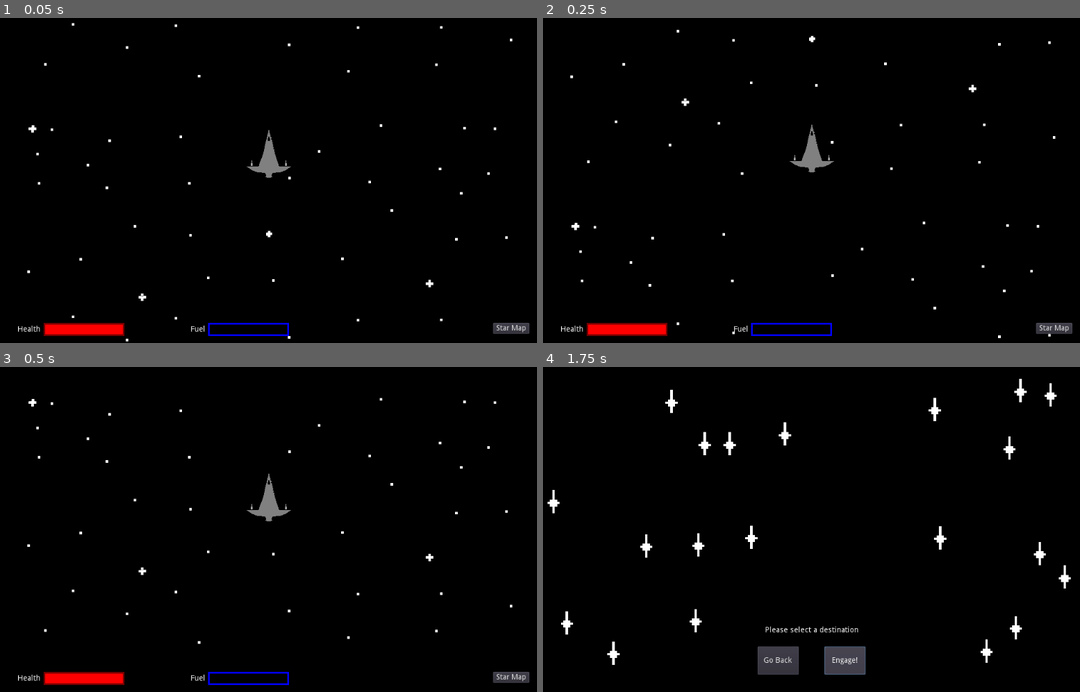
Above: before the commit, frames 1-4 (two rows, left to right).
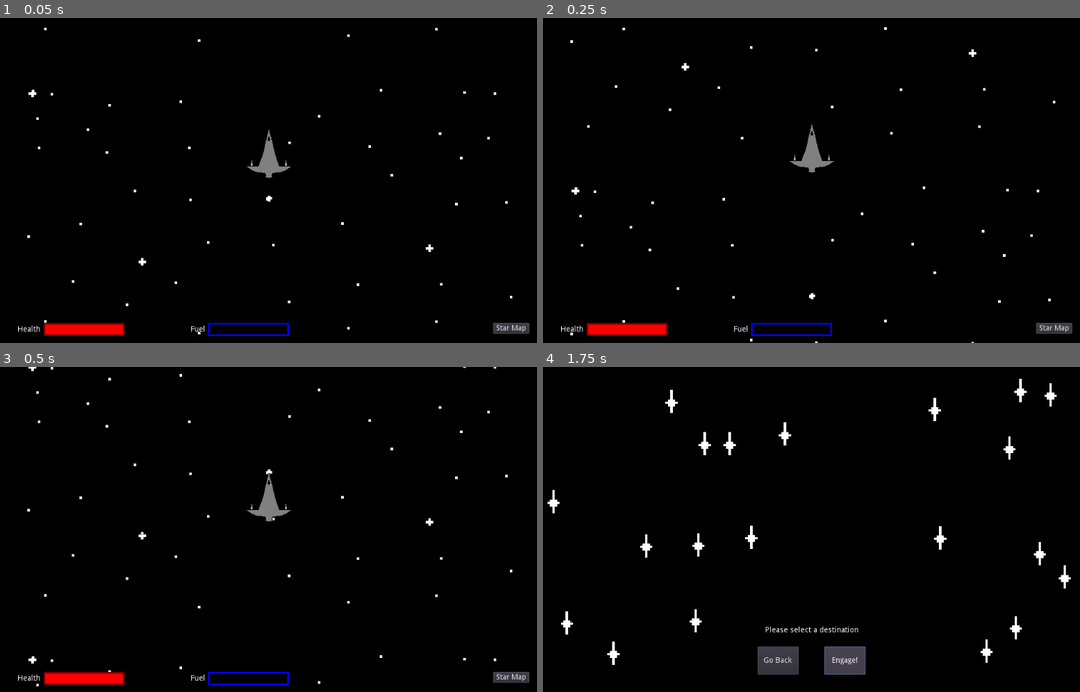
Above: after the commit, the same moments.

Repository: jlpatter/GodotSpaceShooter
Game: Godot game, scene res://src/Levels/Level1.tscn
Same seed, same stepped clock (60 frames per second), same inputs: the game is played once before the commit and once after it. The project has no main scene, so this scene is started directly.
Inputs:
- Up to frame 1 (0.05 s): no input
- Up to frame 2 (0.25 s): no input
- Up to frame 3 (0.5 s): no input
- Up to frame 4 (1.75 s): click "Star Map" at 0.5 s; click "Engage!" at 1.25 s

The runs differ from the first frame. In frame 1, 0.7% of the frame differs, in the area x 5-96%, y 1-100%; in frame 2, 0.6%; in frame 3, 0.6%; in frame 4, nothing differs.

Commit message:
Added warp out visual effects

Diff:
--- a/src/Actors/Player.gd
+++ b/src/Actors/Player.gd
@@ -72,6 +72,9 @@
 
 func warp_out():
 	is_warping_out = true
+	$PlayerShip.hide()
+	$WarpOut.show()
+	$WarpOut.play()
 	$JetSound.stop()
 	$Fire.hide()
 
--- a/src/Actors/Player.tscn
+++ b/src/Actors/Player.tscn
@@ -1,10 +1,24 @@
-[gd_scene load_steps=6 format=2]
+[gd_scene load_steps=13 format=2]
 
 [ext_resource path="res://Assets/PlayerShip.png" type="Texture" id=1]
 [ext_resource path="res://src/Actors/Player.gd" type="Script" id=2]
 [ext_resource path="res://Assets/Fire.png" type="Texture" id=3]
 [ext_resource path="res://Assets/rocket.wav" type="AudioStream" id=4]
 [ext_resource path="res://src/Misc/GenericExplosion.tscn" type="PackedScene" id=5]
+[ext_resource path="res://Assets/WarpOut/warpoutframe0005.png" type="Texture" id=6]
+[ext_resource path="res://Assets/WarpOut/warpoutframe0020.png" type="Texture" id=7]
+[ext_resource path="res://Assets/WarpOut/warpoutframe0010.png" type="Texture" id=8]
+[ext_resource path="res://Assets/WarpOut/warpoutframe0015.png" type="Texture" id=9]
+[ext_resource path="res://Assets/WarpOut/warpoutframe0000.png" type="Texture" id=10]
+[ext_resource path="res://Assets/BlueFire.png" type="Texture" id=11]
+
+[sub_resource type="SpriteFrames" id=1]
+animations = [ {
+"frames": [ ExtResource( 10 ), ExtResource( 6 ), ExtResource( 8 ), ExtResource( 9 ), ExtResource( 7 ) ],
+"loop": false,
+"name": "default",
+"speed": 5.0
+} ]
 
 [node name="Player" type="KinematicBody2D"]
 script = ExtResource( 2 )
@@ -35,6 +49,14 @@
 stream = ExtResource( 4 )
 volume_db = -5.0
 
+[node name="WarpOut" type="AnimatedSprite" parent="."]
+visible = false
+frames = SubResource( 1 )
+
+[node name="BlueFire" type="Sprite" parent="WarpOut"]
+position = Vector2( -0.5, 65 )
+texture = ExtResource( 11 )
+
 [node name="GenericExplosion" parent="." instance=ExtResource( 5 )]
 visible = false
 
--- a/src/Levels/Level1.tscn
+++ b/src/Levels/Level1.tscn
@@ -23,4 +23,4 @@
 [node name="UI" parent="CanvasLayer" instance=ExtResource( 5 )]
 
 [node name="Player" parent="." instance=ExtResource( 1 )]
-position = Vector2( 516.588, 2314.93 )
+position = Vector2( 516.588, 4000 )
Binary file added: Assets/BlueFire.png
Not shown, added: Assets/BlueFire.png.import
Binary file added: Assets/WarpOut/warpoutframe0000.png
Not shown, added: Assets/WarpOut/warpoutframe0000.png.import
Binary file added: Assets/WarpOut/warpoutframe0005.png
Not shown, added: Assets/WarpOut/warpoutframe0005.png.import
Binary file added: Assets/WarpOut/warpoutframe0010.png
Not shown, added: Assets/WarpOut/warpoutframe0010.png.import
Binary file added: Assets/WarpOut/warpoutframe0015.png
Not shown, added: Assets/WarpOut/warpoutframe0015.png.import
Binary file added: Assets/WarpOut/warpoutframe0020.png
Not shown, added: Assets/WarpOut/warpoutframe0020.png.import
(and 2 more such lines)
